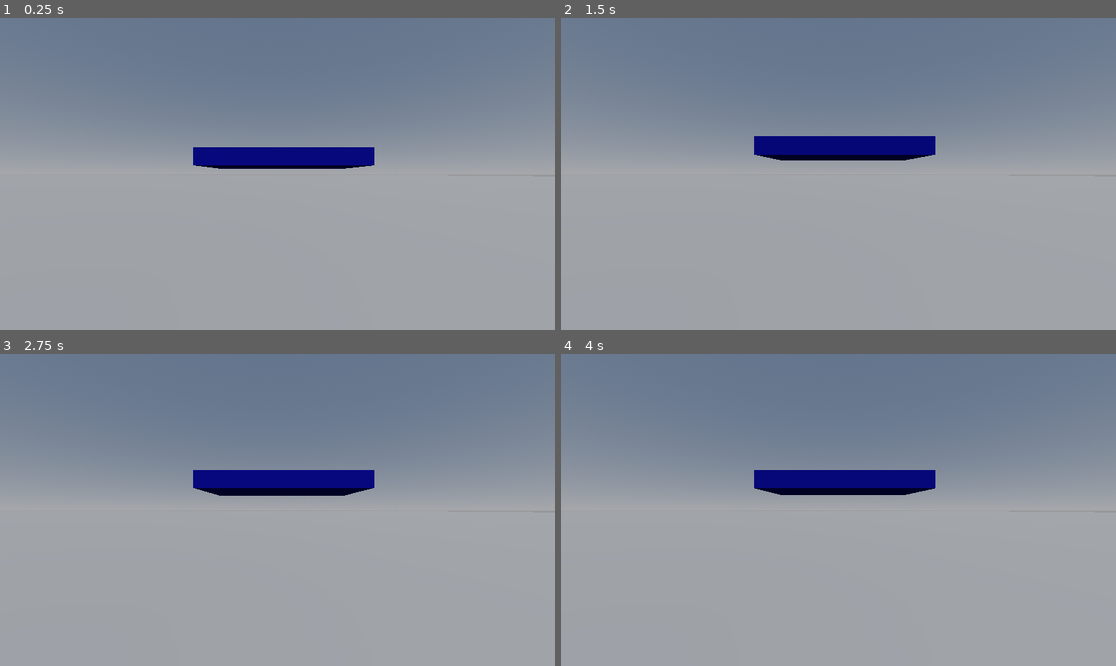
Above: before the commit, frames 1-4 (two rows, left to right).
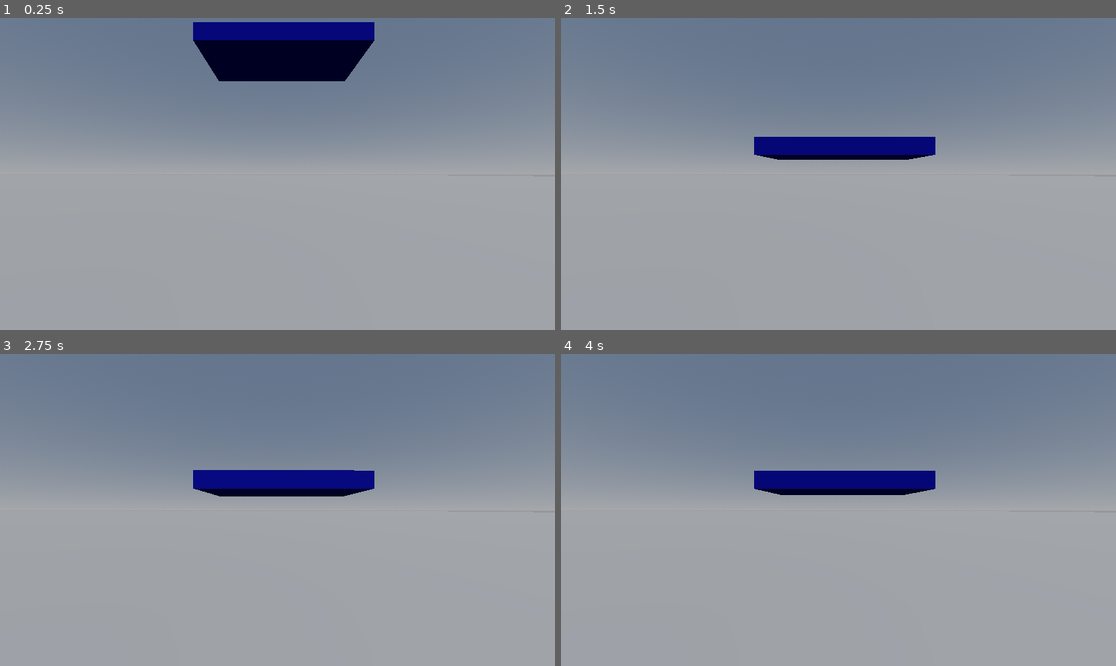
Above: after the commit, the same moments.

Repository: KarumGhag/car
Game: Godot game, scene res://world/World.tscn
The game is run twice, just before and just after one commit, with the same random seed, the same clock (stepped at 60 frames per second) and the same inputs.
Inputs:
- Up to frame 1 (0.25 s): no input
- Up to frame 2 (1.5 s): no input
- Up to frame 3 (2.75 s): no input
- Up to frame 4 (4 s): tap Enter at 2.75 s; tap Space at 3.5 s

The runs differ from the first frame. In frame 1, 7.7% of the frame differs, in the area x 34-68%, y 1-49%; in frame 2, 0.1%; in frame 3, 0.2%; in frame 4, 0.2%.

Commit message:
comments

Diff:
--- a/car/wheel.gd
+++ b/car/wheel.gd
@@ -27,19 +27,28 @@
 	if not is_colliding():
 		return
 
+	#gets positon of the wheel and the position relative to the car
 	origin = global_position
 	applyPos = origin - car.global_position
+	#where the ray cast collided
 	collisionPoint = get_collision_point()
 
+	#gets the length of the raycast
 	length = (origin - collisionPoint).length()
+	#gets how far off the extension the length of the spring is
 	extension = restLen - length
 
+	#gets how fast the car is moving vertically
 	speed = car.linear_velocity.dot(upDir)
 
+	#hookes law, Force = constant * extension
 	springForce = springConst * extension
+	#makes it bouce less depending on how much its moving
 	dampForce = -speed * damping
 
+	#calculates overall force and limits it, turns it into a vector 3
 	overallForce = clamp(springForce + dampForce, -maxForce, maxForce)
 	forceVec = upDir * overallForce
 
+	#applies it, applyPos is needed bc apply_force() second param takes it relative to the location of the rigidbody not at a specific point in world
 	car.apply_force(forceVec, applyPos)
--- a/world/World.tscn
+++ b/world/World.tscn
@@ -35,7 +35,7 @@
 skeleton = NodePath("../../..")
 
 [node name="Car" parent="." instance=ExtResource("1_jeodi")]
-transform = Transform3D(1, 0, 0, 0, 1, 0, 0, 0, 1, -1.47272, 0.846805, 22.9875)
+transform = Transform3D(1, 0, 0, 0, 1, 0, 0, 0, 1, -1.47272, 4.95957, 22.9875)
 
 [node name="Camera3D" type="Camera3D" parent="."]
 transform = Transform3D(-4.37114e-08, 0, -1, 0, 1, 0, 1, 0, -4.37114e-08, -8.29607, 0.721469, 22.8123)
